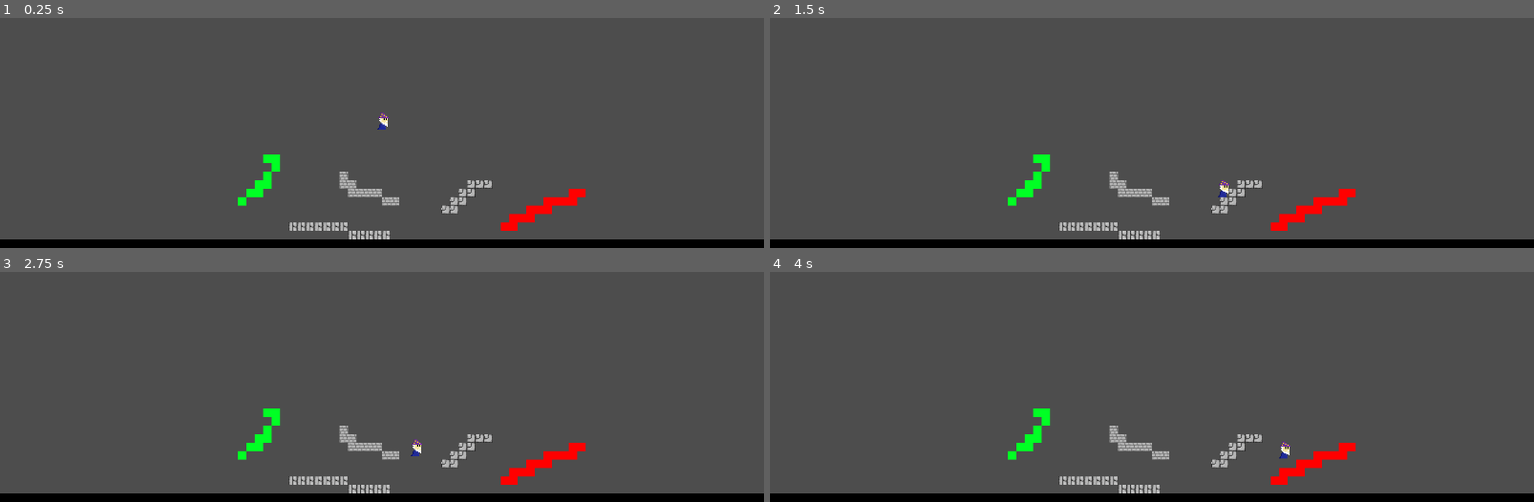
Above: before the commit, frames 1-4 (two rows, left to right).
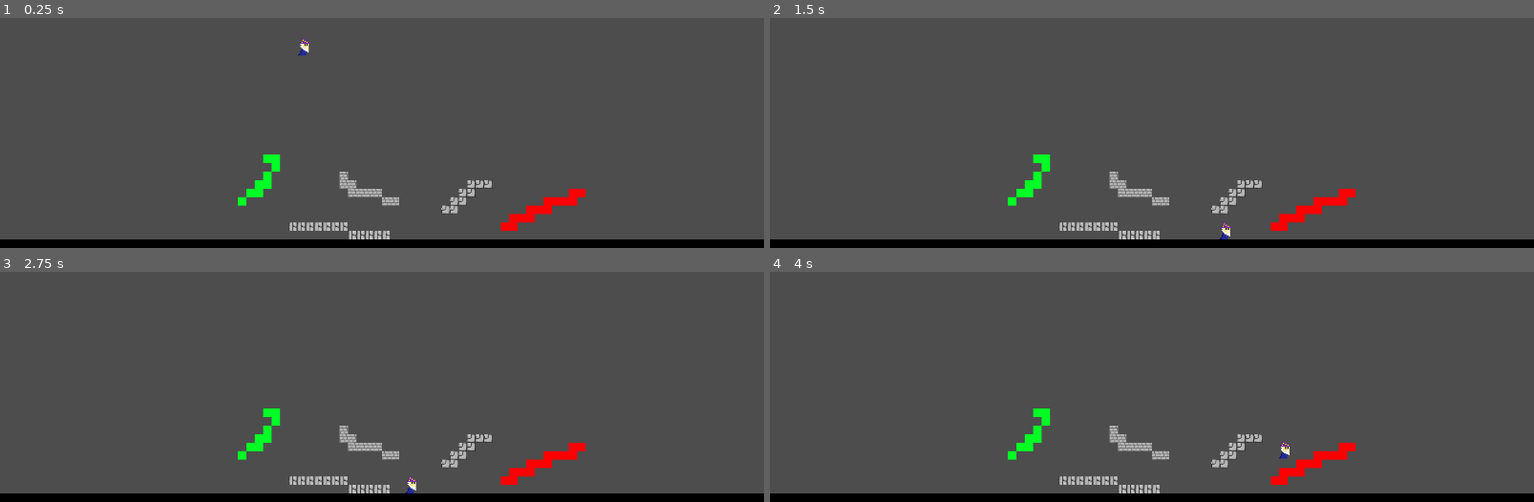
Above: after the commit, the same moments.

Repository: Sagi-Belmash/CursorWizard
Game: Godot game, scene res://scenes/Sample scene.tscn
Same seed, same stepped clock (60 frames per second), same inputs: the game is played once before the commit and once after it.
Inputs:
- Up to frame 1 (0.25 s): no input
- Up to frame 2 (1.5 s): tap Enter (ui_accept) at 0.5, 0.77 s; hold Right (ui_right) from 0.53 s (still down)
- Up to frame 3 (2.75 s): tap Enter (ui_accept) at 1.52 s; release Right (ui_right) at 2.03 s; hold Left (ui_left) from 2.03 s (still down)
- Up to frame 4 (4 s): release Left (ui_left) at 2.78 s; hold Right (ui_right) from 2.78 s (still down); tap Enter (ui_accept) at 3.02, 3.77 s

The runs differ from the first frame. In frame 1, 0.1% of the frame differs, in the area x 39-51%, y 8-49%; in frame 2, 0.1%; in frame 3, 0.1%; in frame 4, nothing differs.

Commit message:
Cursor is working

Diff:
--- /dev/null
+++ b/Assets/Sprites/cursor_arrow.svg
@@ -0,0 +1,13 @@
+<svg xmlns="http://www.w3.org/2000/svg" width="64.024" height="64.024" viewBox="0 0 755 755">
+  <defs>
+    <style>
+      .cls-1 {
+        fill: #fff;
+        stroke: #000;
+        stroke-width: 45.62px;
+        fill-rule: evenodd;
+      }
+    </style>
+  </defs>
+  <path class="cls-1" d="M59.283,606.209l72.3-60.824s22.252-33.207,40.167,17.214c20.025,49.366,60.824,138.863,60.824,138.863s15.771,38.994,60.824,20.657c32.39-19.392,48.2-29.838,48.2-29.838s43.538-21.967,22.953-60.824c-23.045-50.745-8.195-18.949-49.348-104.434s-3.109-62.816,88.367-82.629c0,0,72.613,4.409,13.771-52.791S69.611,40.43,69.611,40.43s-47.249-54.7-45.9,30.986,3.443,503.807,3.443,503.807S20.24,639.981,59.283,606.209Z"/>
+</svg>
--- a/scenes/Player Character.tscn
+++ b/Scenes/Player.tscn
@@ -1,13 +1,14 @@
 [gd_scene format=3 uid="uid://d0m75n8f530fi"]
 
-[ext_resource type="Script" uid="uid://cc5uappqpd11s" path="res://Scripts/Movement.gd" id="1_i5fxo"]
+[ext_resource type="Script" uid="uid://cc5uappqpd11s" path="res://Scripts/Player.gd" id="1_i5fxo"]
 [ext_resource type="Texture2D" uid="uid://bc8l1h8wb3ch" path="res://Assets/Sprites/wizard_idle_0.png" id="2_i5fxo"]
 
 [sub_resource type="RectangleShape2D" id="RectangleShape2D_n46lf"]
 size = Vector2(20, 32)
 
-[node name="CharacterBody2D" type="CharacterBody2D" unique_id=1980939928]
+[node name="Player" type="CharacterBody2D" unique_id=1980939928]
 disable_mode = 2
+input_pickable = true
 script = ExtResource("1_i5fxo")
 
 [node name="CollisionShape2D" type="CollisionShape2D" parent="." unique_id=1483662156]
--- /dev/null
+++ b/Scripts/dynamic_cursor.gd
@@ -0,0 +1,51 @@
+extends CanvasLayer
+
+var tex_default = preload("res://Assets/Sprites/cursor_arrow.svg")
+var tex_resize_h = preload("res://Assets/Sprites/cursor_arrow.svg")
+var tex_resize_v = preload("res://Assets/Sprites/cursor_arrow.svg")
+
+var hot_default = Vector2(0, 0)      # Top-left for an arrow
+var hot_resize_h = Vector2(16, 16)   # Center for a resize handle
+var hot_resize_v = Vector2(16, 16)   # Center for a resize handle
+
+enum State {DEFAULT, RESIZE_H, RESIZE_V}
+
+var _cursor_state : State
+var _owned_states : Array[State]
+
+# Called when the node enters the scene tree for the first time.
+func _ready() -> void:
+	init()
+
+
+# Initialize the cursor.
+func init() -> void:
+	Input.set_custom_mouse_cursor(tex_resize_h, Input.CURSOR_ARROW, hot_default)
+	_cursor_state = State.DEFAULT
+	_owned_states = [State.DEFAULT]
+
+# Called every frame. 'delta' is the elapsed time since the previous frame.
+func _process(_delta: float) -> void:
+	pass
+
+
+# Turns the cursor into the respecting state.
+# If the cursor doesn't own the desired state, it returns false.
+func set_cursor_state(state: State) -> bool:
+	if not state in _owned_states:
+		return false
+	match state:
+		State.DEFAULT:
+			Input.set_custom_mouse_cursor(tex_default)
+		State.RESIZE_H:
+			Input.set_custom_mouse_cursor(tex_resize_h)
+		State.RESIZE_V:
+			Input.set_custom_mouse_cursor(tex_resize_v)
+	_cursor_state = state
+	return true
+
+
+# Adds the desired state to the owned states.
+func add_state(state: State):
+	if state not in _owned_states:
+		_owned_states.append(state)
--- a/project.godot
+++ b/project.godot
@@ -15,6 +15,10 @@
 config/features=PackedStringArray("4.6", "Forward Plus")
 config/icon="res://icon.svg"
 
+[autoload]
+
+Cursor="*uid://cyuto12g8rdh3"
+
 [display]
 
 window/size/viewport_width=1440
--- a/scenes/Sample scene.tscn
+++ b/scenes/Sample scene.tscn
@@ -1,6 +1,6 @@
 [gd_scene format=4 uid="uid://bfmtcs5735dkq"]
 
-[ext_resource type="PackedScene" uid="uid://d0m75n8f530fi" path="res://scenes/Player Character.tscn" id="1_xstj5"]
+[ext_resource type="PackedScene" uid="uid://d0m75n8f530fi" path="res://Scenes/Player.tscn" id="1_xstj5"]
 [ext_resource type="Texture2D" uid="uid://cjfomd6e8smy7" path="res://Assets/Sprites/Temp Tilemap.png" id="2_x3jfk"]
 
 [sub_resource type="WorldBoundaryShape2D" id="WorldBoundaryShape2D_x3jfk"]
@@ -60,9 +60,6 @@
 
 [node name="Sample Scene" type="Node2D" unique_id=427022170]
 
-[node name="CharacterBody2D" parent="." unique_id=1980939928 instance=ExtResource("1_xstj5")]
-position = Vector2(723, 452)
-
 [node name="StaticBody2D" type="StaticBody2D" parent="." unique_id=1491274646]
 position = Vector2(732, 722)
 
@@ -72,3 +69,6 @@
 [node name="TileMapLayer" type="TileMapLayer" parent="." unique_id=814562519]
 tile_map_data = PackedByteArray("AABZACwAAAACAAAAAABYACwAAAACAAAAAABXACwAAAACAAAAAABWACwAAAACAAAAAABVACwAAAACAAAAAABUAC …(2208 unchanged characters)…
 tile_set = SubResource("TileSet_mnmnf")
+
+[node name="Player" parent="." unique_id=1980939928 instance=ExtResource("1_xstj5")]
+position = Vector2(573.6715, 312.33817)
Not shown, added: Assets/Sprites/cursor_arrow.svg.import
Renamed: Scripts/Movement.gd -> Scripts/Player.gd
Renamed: Scripts/Movement.gd.uid -> Scripts/Player.gd.uid
Not shown, added: Scripts/dynamic_cursor.gd.uid
